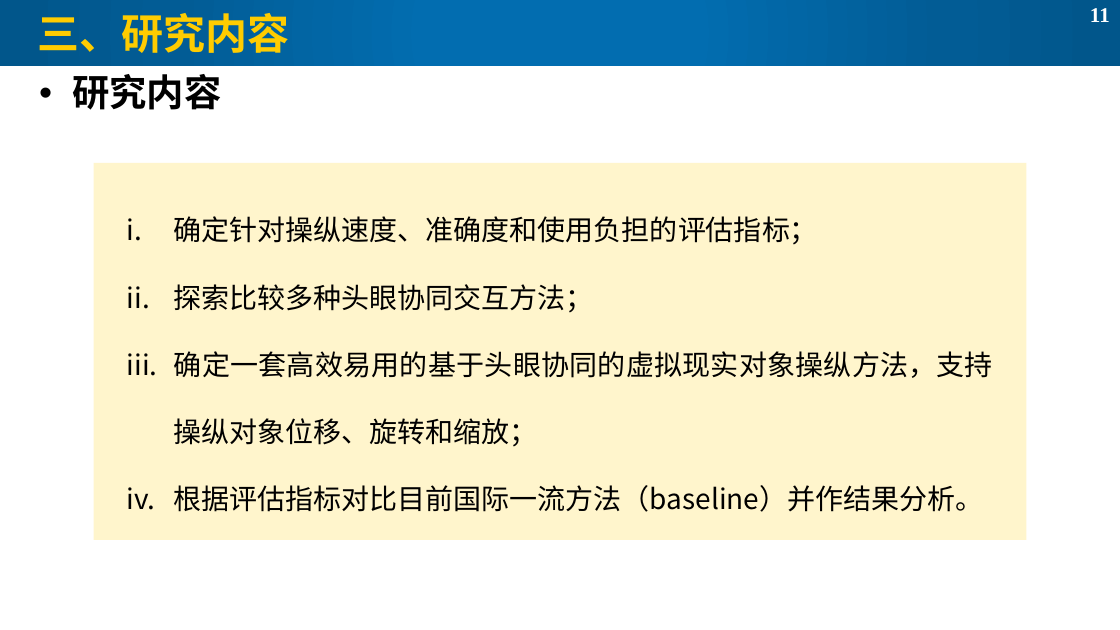
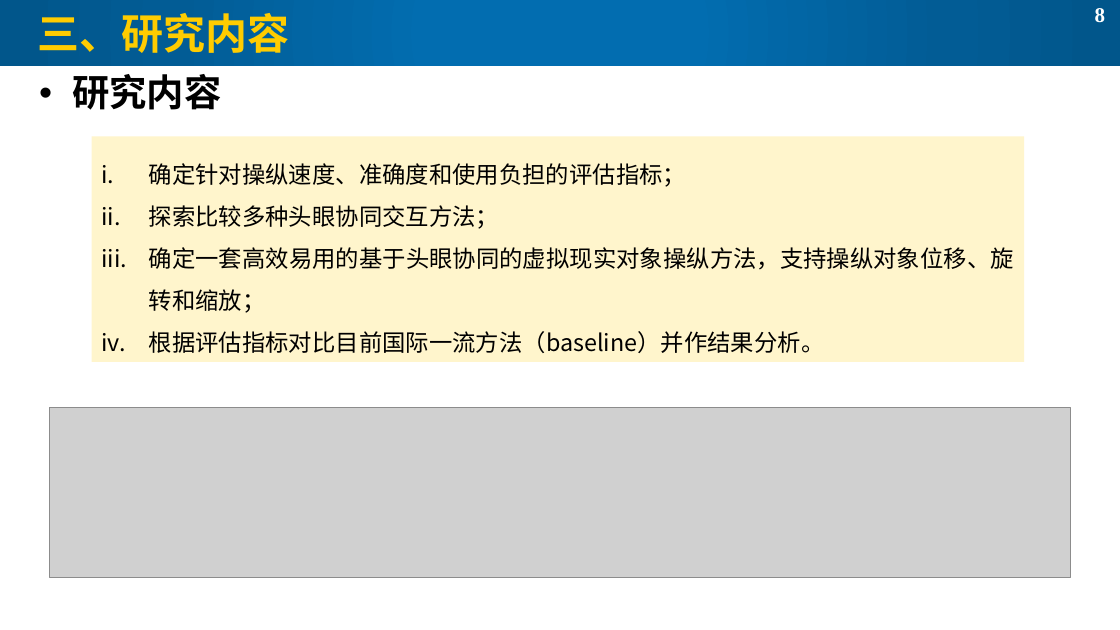
Before and after one commit to lorenz-liu/gaze-dominant-manipulation, a slide deck: slide 8 of PAPERWORK/毕设开题PPT.pptx (slide 11 before the commit). Drawn at 1120x630 pixels with LibreOffice and Linux fonts; fonts in the diff are those of the drawing; grey boxes stand for pictures. Boxes give left, top, right and bottom in pixels: in the first picture for what was removed or moved away, otherwise in the second. Text is boxed around its words. In the diff, an @@ line names an element or a change of style, - is before the commit and + after.

```diff
--- a/PAPERWORK/毕设开题PPT.pptx
+++ b/PAPERWORK/毕设开题PPT.pptx
@@ page number at (1095,8,1105,22): text changed @@
-11
+8
@@ rectangle "确定针对操纵速度、准确度和使用负担的评估指标；": place and size @@
-rectangle "确定针对操纵速度、准确度和使用负担的评估指标；" at (93,163,1026,540)
+rectangle "确定针对操纵速度、准确度和使用负担的评估指标；" at (92,136,1024,361)
@@ rectangle "确定针对操纵速度、准确度和使用负担的评估指标；" at (92,136,1024,361): size 24 to 20 pt; line spacing 2 to 1.5 @@
@@ picture added at (50,408,1070,578) @@
```
Also in this commit, not shown: 5 other slides changed, 2 slides added, 4 slides removed, 7 other files.
